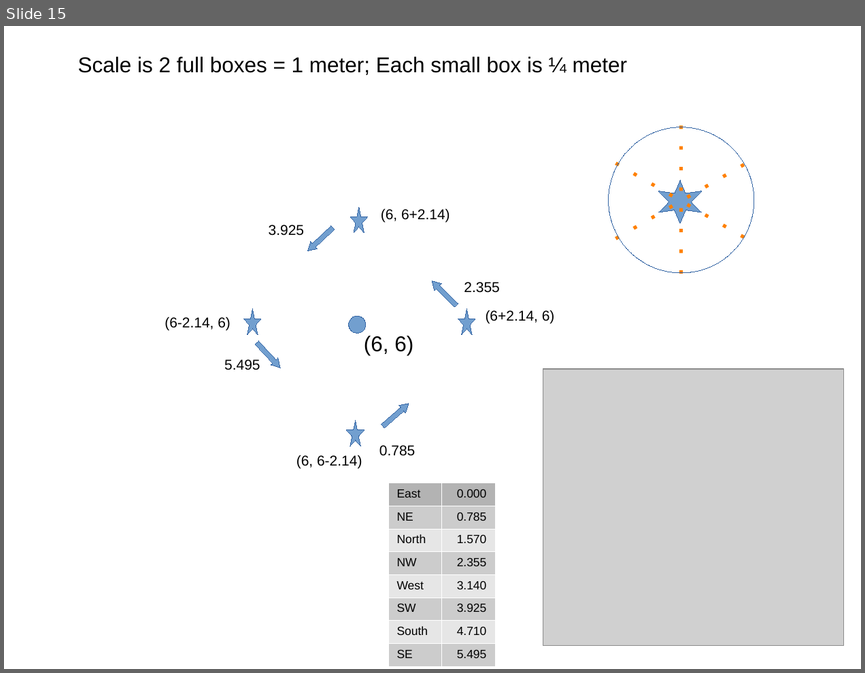
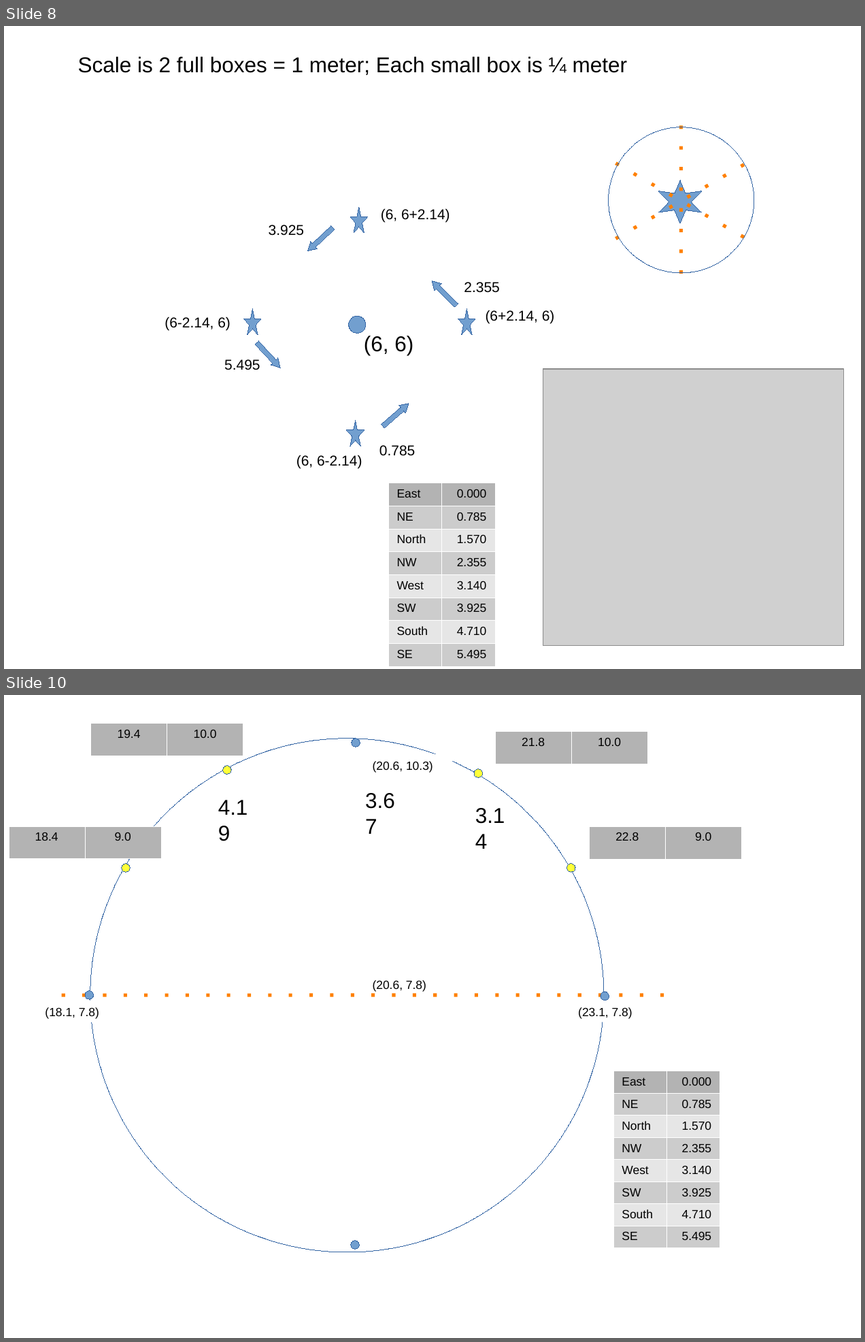
Before and after one commit to jones2126/ros1_lawn_tractor_ws, a slide deck: project_notes/robot_description_2_circle_approach.odp. Shown one above the other, each under a label of ours: slide 15 before the commit, slides 8 and 10 after it; the slides between them are not shown. The pictures are 865x673 and 865x1342 pixels, drawn with LibreOffice and Linux fonts; fonts in the diff are those of the drawing; grey boxes stand for pictures; background and template pictures are left out. Boxes give left, top, right and bottom in pixels: in the first picture for what was removed or moved away, otherwise in the second. Text is boxed around its words. In the diff, an @@ line names an element or a change of style, - is before the commit and + after.

```diff
--- a/project_notes/robot_description_2_circle_approach.odp
+++ b/project_notes/robot_description_2_circle_approach.odp
@@ slide 10 added at (4,695,861,1338), background picture (left out) @@
@@ table added at (90,724,243,756), 1 rows, 2 columns @@
+19.4 | 10.0
@@ table added at (495,731,647,764), 1 rows, 2 columns @@
+21.8 | 10.0
@@ ellipse added at (90,739,604,1252), outline #3465A4 0 pt @@
@@ ellipse added at (351,738,360,747), fill #729FCF, outline #3465A4 0 pt @@
@@ ellipse added at (222,765,231,774), fill #FFFF38, outline #3465A4 0 pt @@
@@ text added at (373,761,433,773), 10 pt, text #000000 @@
+(20.6, 10.3)
@@ ellipse added at (475,768,483,777), fill #FFFF38, outline #3465A4 0 pt @@
@@ text added at (365,793,395,809), 18 pt, text #000000 @@
+3.67
@@ text added at (218,800,248,815), 18 pt, text #000000 @@
+4.19
@@ text added at (475,808,505,824), 18 pt, text #000000 @@
+3.14
@@ table added at (8,826,161,859), 1 rows, 2 columns @@
+18.4 | 9.0
@@ table added at (589,826,742,859), 1 rows, 2 columns @@
+22.8 | 9.0
@@ ellipse added at (122,863,130,872), fill #FFFF38, outline #3465A4 0 pt @@
@@ ellipse added at (567,863,575,872), fill #FFFF38, outline #3465A4 0 pt @@
@@ text added at (373,980,426,991), 10 pt, text #000000 @@
+(20.6, 7.8)
@@ line added from (664, 995) to (56, 995), #FF8000 2.89 pt @@
@@ ellipse added at (86,991,94,999), fill #729FCF, outline #3465A4 0 pt @@
@@ ellipse added at (600,991,609,1000), fill #729FCF, outline #3465A4 0 pt @@
@@ text added at (45,1007,99,1019), 10 pt, text #000000 @@
+(18.1, 7.8)
@@ text added at (578,1007,632,1019), 10 pt, text #000000 @@
+(23.1, 7.8)
@@ table added at (613,1070,719,1246), 8 rows, 2 columns @@
+East | 0.000
+NE | 0.785
+North | 1.570
+NW | 2.355
+West | 3.140
+SW | 3.925
+South | 4.710
+SE | 5.495
@@ ellipse added at (351,1240,360,1249), fill #729FCF, outline #3465A4 0 pt @@
@@ what was slide 15 is now slide 8 @@
```
Also in this commit, not shown: 1 slide changed, 7 slides removed, 36 other files.
